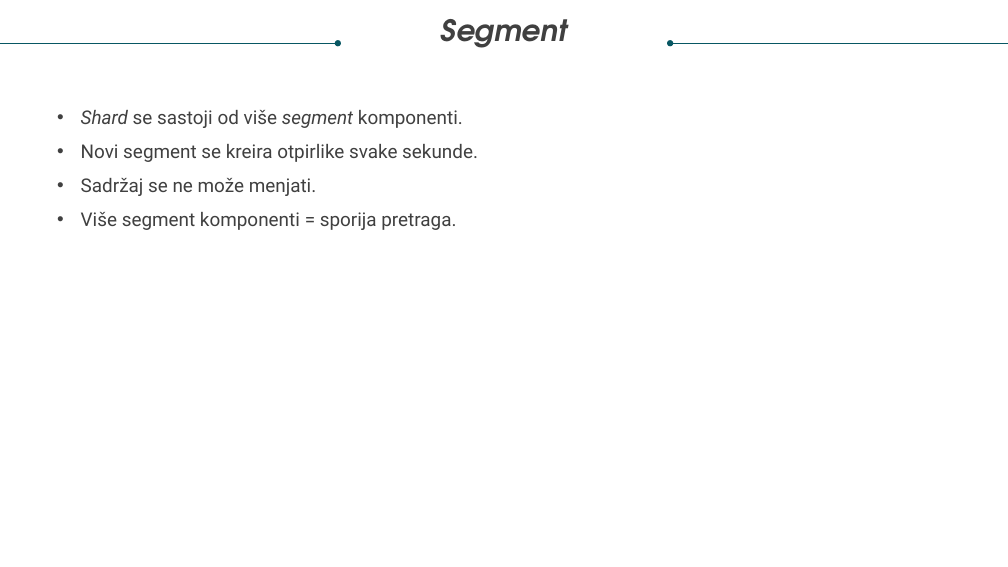
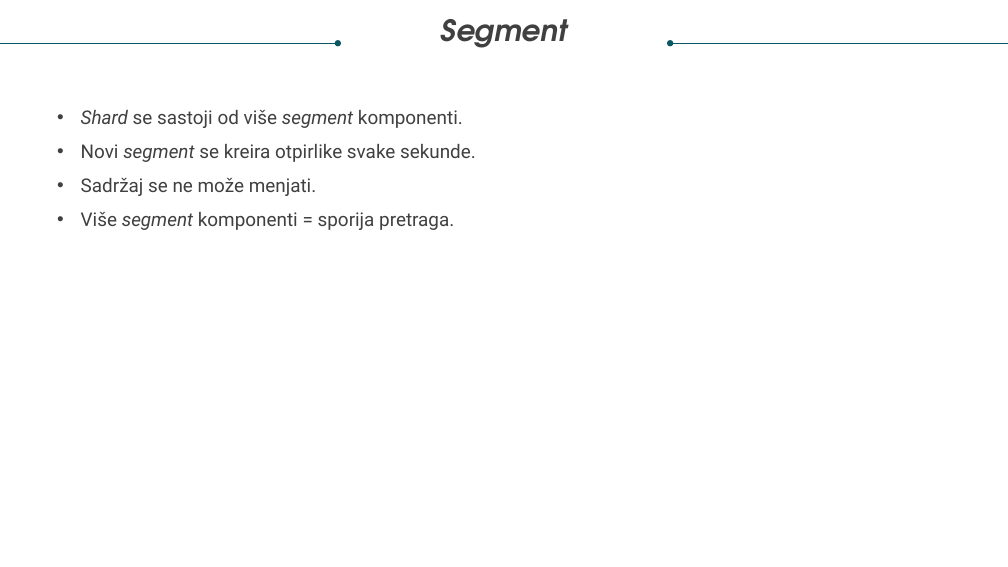
Before and after one commit to Nevenaa01/DebugIt, a slide deck: slide 9 of Nevena Gligorov diplomski prezentacija.pptx. Drawn at 1008x567 pixels with LibreOffice and Linux fonts; fonts in the diff are those of the drawing. Boxes give left, top, right and bottom in pixels: in the first picture for what was removed or moved away, otherwise in the second. Text is boxed around its words. In the diff, an @@ line names an element or a change of style, - is before the commit and + after.

Commit message:
fix: prezentacija

```diff
--- a/Nevena Gligorov diplomski prezentacija.pptx
+++ b/Nevena Gligorov diplomski prezentacija.pptx
@@ text at (x1=81, y1=144, x2=476, y2=230): italic on in "segment", "segment" @@
```
